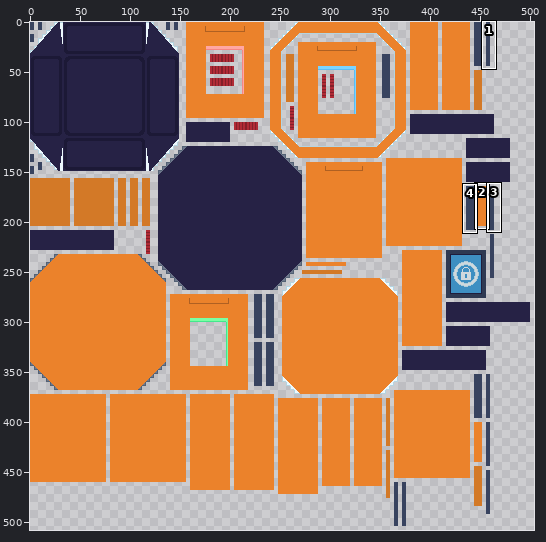
One commit to this sprite sheet: Crate.png. The picture above shows the old version from afar; the outline marks the close-up.
Close-up. Before the commit:
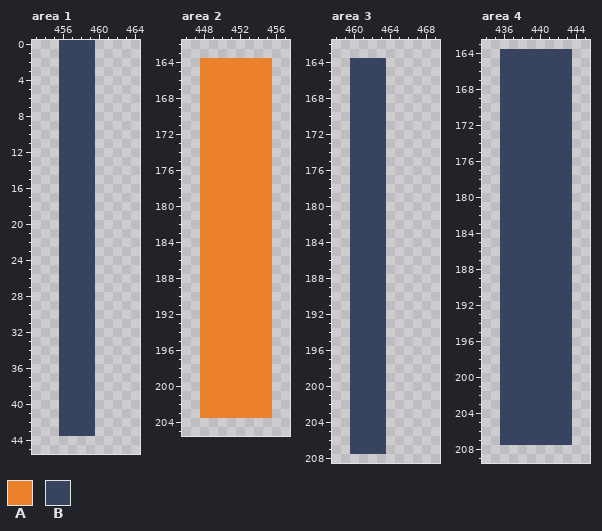
The file is 512x512 pixels. Colours within 5 levels of each other are drawn and written as one. Shown: area 1: x 453..464, y 0..45; area 2: x 446..457, y 162..205; area 3: x 458..469, y 162..208; area 4: x 434..445, y 163..209. The wide view leaves out empty margins. The commit also changed other parts of the picture, which this record leaves out.
Palette (. is transparent): A #eb822b  B #38435f
Pixels before, area 1, first column x 456:
 0 BBBB
 1 BBBB
 2 BBBB
 3 BBBB
 4 BBBB
 5 BBBB
 6 BBBB
 7 BBBB
 8 BBBB
 9 BBBB
10 BBBB
11 BBBB
12 BBBB
13 BBBB
14 BBBB
15 BBBB
16 BBBB
17 BBBB
18 BBBB
19 BBBB
20 BBBB
21 BBBB
22 BBBB
23 BBBB
24 BBBB
25 BBBB
26 BBBB
27 BBBB
28 BBBB
29 BBBB
30 BBBB
31 BBBB
32 BBBB
33 BBBB
34 BBBB
35 BBBB
36 BBBB
37 BBBB
38 BBBB
39 BBBB
40 BBBB
41 BBBB
42 BBBB
43 BBBB
Pixels before, area 2, first column x 448:
164 AAAAAAAA
165 AAAAAAAA
166 AAAAAAAA
167 AAAAAAAA
168 AAAAAAAA
169 AAAAAAAA
170 AAAAAAAA
171 AAAAAAAA
172 AAAAAAAA
173 AAAAAAAA
174 AAAAAAAA
175 AAAAAAAA
176 AAAAAAAA
177 AAAAAAAA
178 AAAAAAAA
179 AAAAAAAA
180 AAAAAAAA
181 AAAAAAAA
182 AAAAAAAA
183 AAAAAAAA
184 AAAAAAAA
185 AAAAAAAA
186 AAAAAAAA
187 AAAAAAAA
188 AAAAAAAA
189 AAAAAAAA
190 AAAAAAAA
191 AAAAAAAA
192 AAAAAAAA
193 AAAAAAAA
194 AAAAAAAA
195 AAAAAAAA
196 AAAAAAAA
197 AAAAAAAA
198 AAAAAAAA
199 AAAAAAAA
200 AAAAAAAA
201 AAAAAAAA
202 AAAAAAAA
203 AAAAAAAA
Pixels before, area 3, first column x 460:
164 BBBB
165 BBBB
166 BBBB
167 BBBB
168 BBBB
169 BBBB
170 BBBB
171 BBBB
172 BBBB
173 BBBB
174 BBBB
175 BBBB
176 BBBB
177 BBBB
178 BBBB
179 BBBB
180 BBBB
181 BBBB
182 BBBB
183 BBBB
184 BBBB
185 BBBB
186 BBBB
187 BBBB
188 BBBB
189 BBBB
190 BBBB
191 BBBB
192 BBBB
193 BBBB
194 BBBB
195 BBBB
196 BBBB
197 BBBB
198 BBBB
199 BBBB
200 BBBB
201 BBBB
202 BBBB
203 BBBB
204 BBBB
205 BBBB
206 BBBB
207 BBBB
Pixels before, area 4, first column x 436:
164 BBBBBBBB
165 BBBBBBBB
166 BBBBBBBB
167 BBBBBBBB
168 BBBBBBBB
169 BBBBBBBB
170 BBBBBBBB
171 BBBBBBBB
172 BBBBBBBB
173 BBBBBBBB
174 BBBBBBBB
175 BBBBBBBB
176 BBBBBBBB
177 BBBBBBBB
178 BBBBBBBB
179 BBBBBBBB
180 BBBBBBBB
181 BBBBBBBB
182 BBBBBBBB
183 BBBBBBBB
184 BBBBBBBB
185 BBBBBBBB
186 BBBBBBBB
187 BBBBBBBB
188 BBBBBBBB
189 BBBBBBBB
190 BBBBBBBB
191 BBBBBBBB
192 BBBBBBBB
193 BBBBBBBB
194 BBBBBBBB
195 BBBBBBBB
196 BBBBBBBB
197 BBBBBBBB
198 BBBBBBBB
199 BBBBBBBB
200 BBBBBBBB
201 BBBBBBBB
202 BBBBBBBB
203 BBBBBBBB
204 BBBBBBBB
205 BBBBBBBB
206 BBBBBBBB
207 BBBBBBBB
New version:
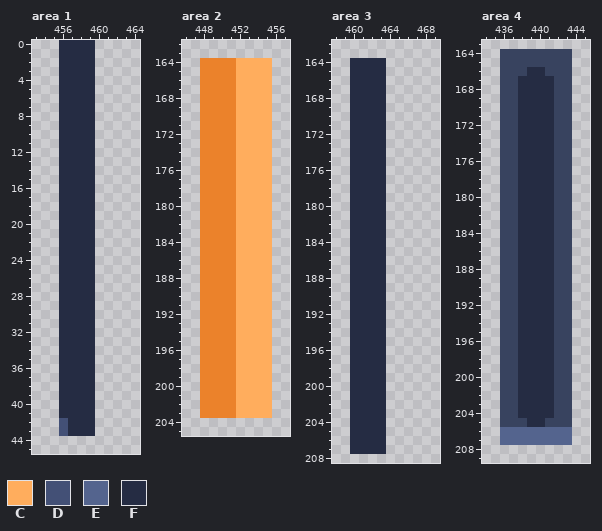
Colours new in this view: C #ffad5d  D #435076  E #54648e  F #252c43
The exact change:
Changed rows in their new state; - is an unchanged pixel.
Area 1:
first column x 456:
 0 FFFF
 1 FFFF
 2 FFFF
 3 FFFF
 4 FFFF
 5 FFFF
 6 FFFF
 7 FFFF
 8 FFFF
 9 FFFF
10 FFFF
11 FFFF
12 FFFF
13 FFFF
14 FFFF
15 FFFF
16 FFFF
17 FFFF
18 FFFF
19 FFFF
20 FFFF
21 FFFF
22 FFFF
23 FFFF
24 FFFF
25 FFFF
26 FFFF
27 FFFF
28 FFFF
29 FFFF
30 FFFF
31 FFFF
32 FFFF
33 FFFF
34 FFFF
35 FFFF
36 FFFF
37 FFFF
38 FFFF
39 FFFF
40 FFFF
41 FFFF
42 DFFF
43 DFFF
Area 2:
first column x 452:
164 CCCC
165 CCCC
166 CCCC
167 CCCC
168 CCCC
169 CCCC
170 CCCC
171 CCCC
172 CCCC
173 CCCC
174 CCCC
175 CCCC
176 CCCC
177 CCCC
178 CCCC
179 CCCC
180 CCCC
181 CCCC
182 CCCC
183 CCCC
184 CCCC
185 CCCC
186 CCCC
187 CCCC
188 CCCC
189 CCCC
190 CCCC
191 CCCC
192 CCCC
193 CCCC
194 CCCC
195 CCCC
196 CCCC
197 CCCC
198 CCCC
199 CCCC
200 CCCC
201 CCCC
202 CCCC
203 CCCC
Area 3:
first column x 460:
164 FFFF
165 FFFF
166 FFFF
167 FFFF
168 FFFF
169 FFFF
170 FFFF
171 FFFF
172 FFFF
173 FFFF
174 FFFF
175 FFFF
176 FFFF
177 FFFF
178 FFFF
179 FFFF
180 FFFF
181 FFFF
182 FFFF
183 FFFF
184 FFFF
185 FFFF
186 FFFF
187 FFFF
188 FFFF
189 FFFF
190 FFFF
191 FFFF
192 FFFF
193 FFFF
194 FFFF
195 FFFF
196 FFFF
197 FFFF
198 FFFF
199 FFFF
200 FFFF
201 FFFF
202 FFFF
203 FFFF
204 FFFF
205 FFFF
206 FFFF
207 FFFF
Area 4:
first column x 436:
166 ---FF---
167 --FFFF--
168 --FFFF--
169 --FFFF--
170 --FFFF--
171 --FFFF--
172 --FFFF--
173 --FFFF--
174 --FFFF--
175 --FFFF--
176 --FFFF--
177 --FFFF--
178 --FFFF--
179 --FFFF--
180 --FFFF--
181 --FFFF--
182 --FFFF--
183 --FFFF--
184 --FFFF--
185 --FFFF--
186 --FFFF--
187 --FFFF--
188 --FFFF--
189 --FFFF--
190 --FFFF--
191 --FFFF--
192 --FFFF--
193 --FFFF--
194 --FFFF--
195 --FFFF--
196 --FFFF--
197 --FFFF--
198 --FFFF--
199 --FFFF--
200 --FFFF--
201 --FFFF--
202 --FFFF--
203 --FFFF--
204 --FFFF--
205 ---FF---
206 EEEEEEEE
207 EEEEEEEE
Pixel boxes of the changes (left, top, right, bottom) in both close-ups:
changed: (59, 40, 95, 436)
changed: (236, 58, 272, 418)
changed: (350, 58, 386, 454)
changed: (500, 67, 572, 445)
